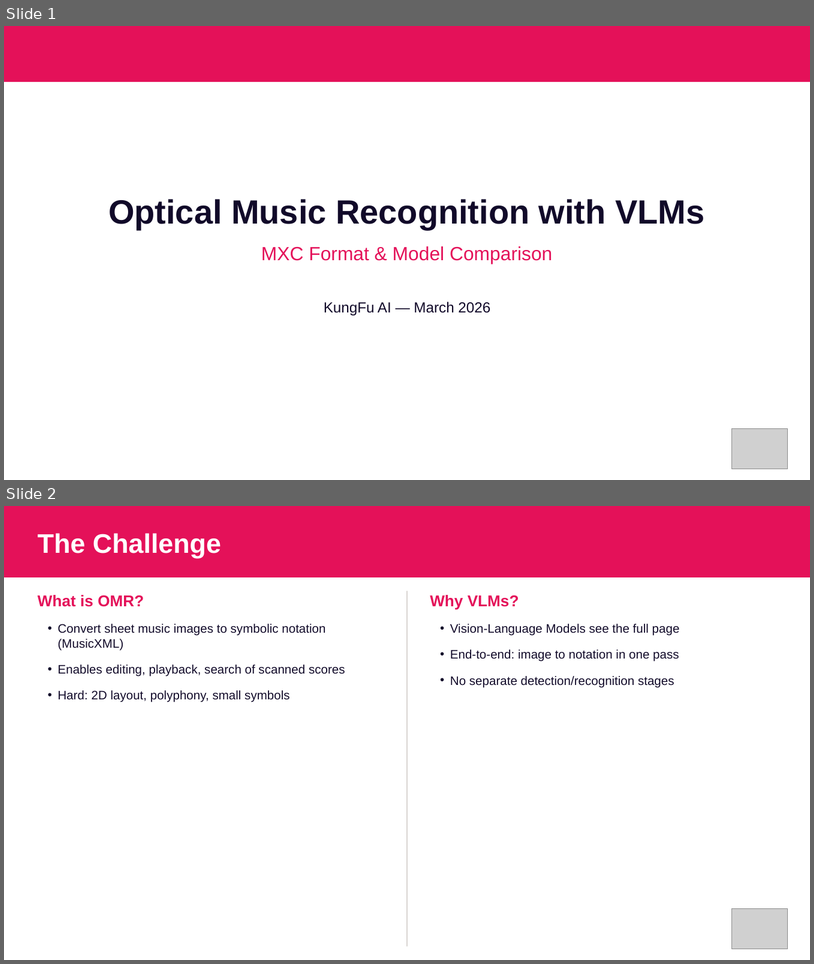
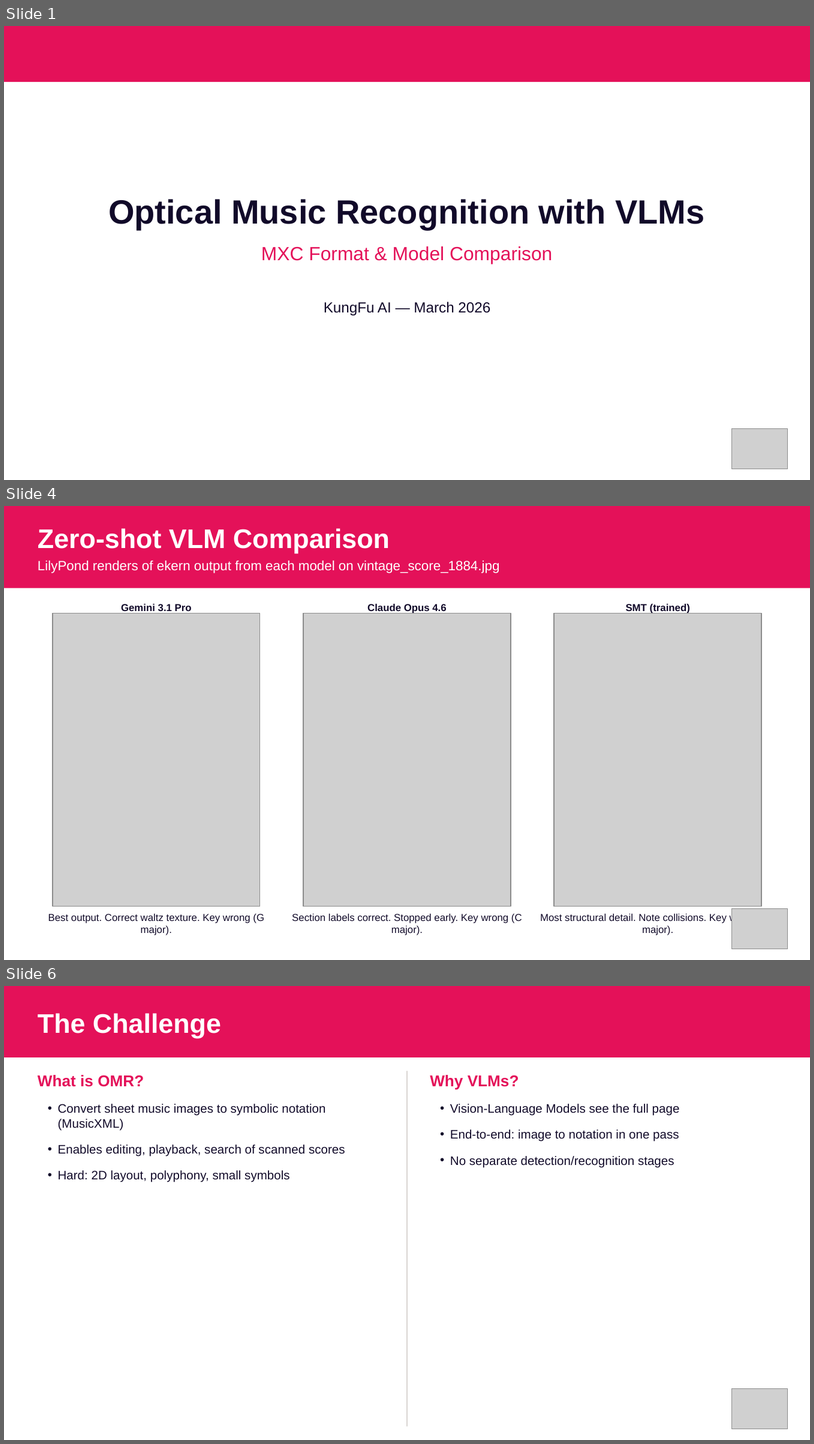
Before and after one commit to kungfuai/CVlization, a slide deck: examples/perception/optical_music_recognition/slides-omr-mxc/omr-mxc-results.pptx. Shown one above the other, each under a label of ours: slides 1 and 2 before the commit, slides 1, 4 and 6 after it; the slides between them are not shown. The pictures are 814x964 and 814x1444 pixels, drawn with LibreOffice and Linux fonts; fonts in the diff are those of the drawing; grey boxes stand for pictures. Boxes give left, top, right and bottom in pixels: in the first picture for what was removed or moved away, otherwise in the second. Text is boxed around its words. In the diff, an @@ line names an element or a change of style, - is before the commit and + after.

Commit message:
Expand deck to 16 slides: add vintage scan, 4 approaches, zero-shot comparison, dataset images

```diff
--- a/examples/perception/optical_music_recognition/slides-omr-mxc/omr-mxc-results.pptx
+++ b/examples/perception/optical_music_recognition/slides-omr-mxc/omr-mxc-results.pptx
@@ slide 4 added at bbox=[4, 506, 810, 960], background #FFFFFF @@
@@ rectangle added at bbox=[4, 506, 810, 588], fill #E41159 @@
@@ text added at bbox=[38, 528, 390, 553], 24 pt, text #FFFFFF, bold @@
+Zero-shot VLM Comparison
@@ text added at bbox=[38, 560, 500, 573], 12 pt, text #FFFFFF @@
+LilyPond renders of ekern output from each model on vintage_score_1884.jpg
@@ picture added at bbox=[53, 613, 260, 906] @@
@@ text added at bbox=[121, 604, 192, 614], 9 pt, text #110A29, bold @@
+Gemini 3.1 Pro
@@ picture added at bbox=[303, 613, 510, 906] @@
@@ text added at bbox=[368, 604, 446, 613], 9 pt, text #110A29, bold @@
+Claude Opus 4.6
@@ picture added at bbox=[554, 613, 761, 906] @@
@@ text added at bbox=[626, 603, 690, 613], 9 pt, text #110A29, bold @@
+SMT (trained)
@@ text added at bbox=[48, 913, 264, 935], 9 pt, text #110A29 @@
+Best output. Correct waltz texture. Key wrong (G major).
@@ text added at bbox=[292, 913, 522, 935], 9 pt, text #110A29 @@
+Section labels correct. Stopped early. Key wrong (C major).
@@ text added at bbox=[540, 912, 758, 935], 9 pt, text #110A29 @@
+Most structural detail. Note collisions. Key wrong (Bb major).
@@ picture added at bbox=[732, 909, 788, 949] @@
@@ what was slide 2 is now slide 6 @@
```
Also in this commit, not shown: 3 other slides added, 16 other files.
